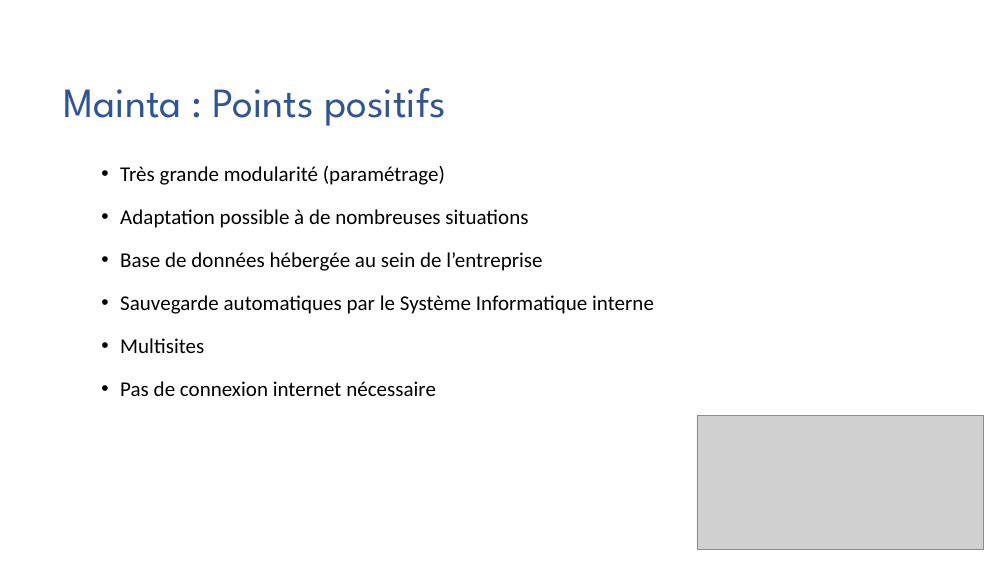
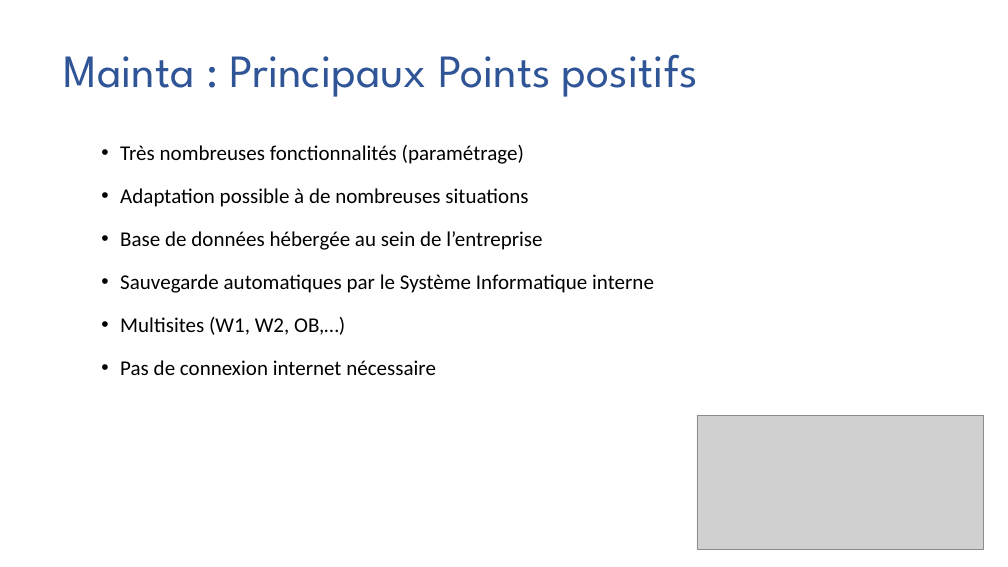
Before and after one commit to FrancisLibs/psAppli5.4, a slide deck: slide 4 of Présentation.pptx. Drawn at 1008x567 pixels with LibreOffice and Linux fonts; fonts in the diff are those of the drawing; grey boxes stand for pictures. Boxes give left, top, right and bottom in pixels: in the first picture for what was removed or moved away, otherwise in the second. Text is boxed around its words. In the diff, an @@ line names an element or a change of style, - is before the commit and + after.

```diff
--- a/Présentation.pptx
+++ b/Présentation.pptx
@@ title at (x1=64, y1=54, x2=697, y2=97): text changed; size 39.6 to 44 pt @@
-Mainta : Points positifs
+Mainta : Principaux Points positifs
@@ text "Très nombreuses fonctionnalités (paramétrage)" moved from (x1=120, y1=166, x2=654, y2=396) to (x1=120, y1=145, x2=654, y2=375) @@
@@ text at (x1=120, y1=145, x2=524, y2=164): text changed @@
-  • Très grande modularité (paramétrage)
+  • Très nombreuses fonctionnalités (paramétrage)
@@ text at (x1=120, y1=317, x2=345, y2=335): text changed @@
-  • Multisites
+  • Multisites (W1, W2, OB,…)
```
Also in this commit, not shown: 9 other slides changed, 28 other files.
